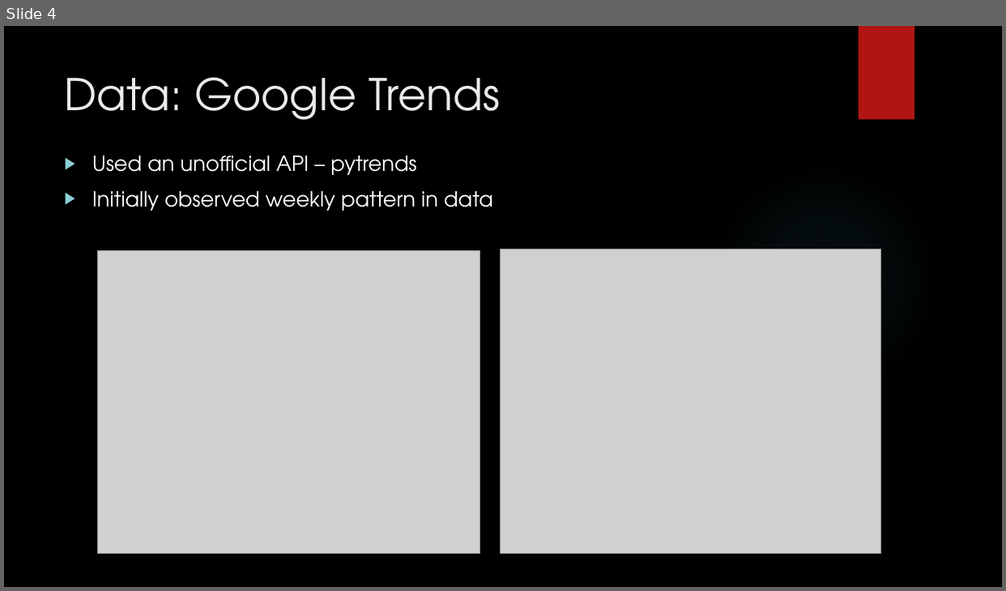
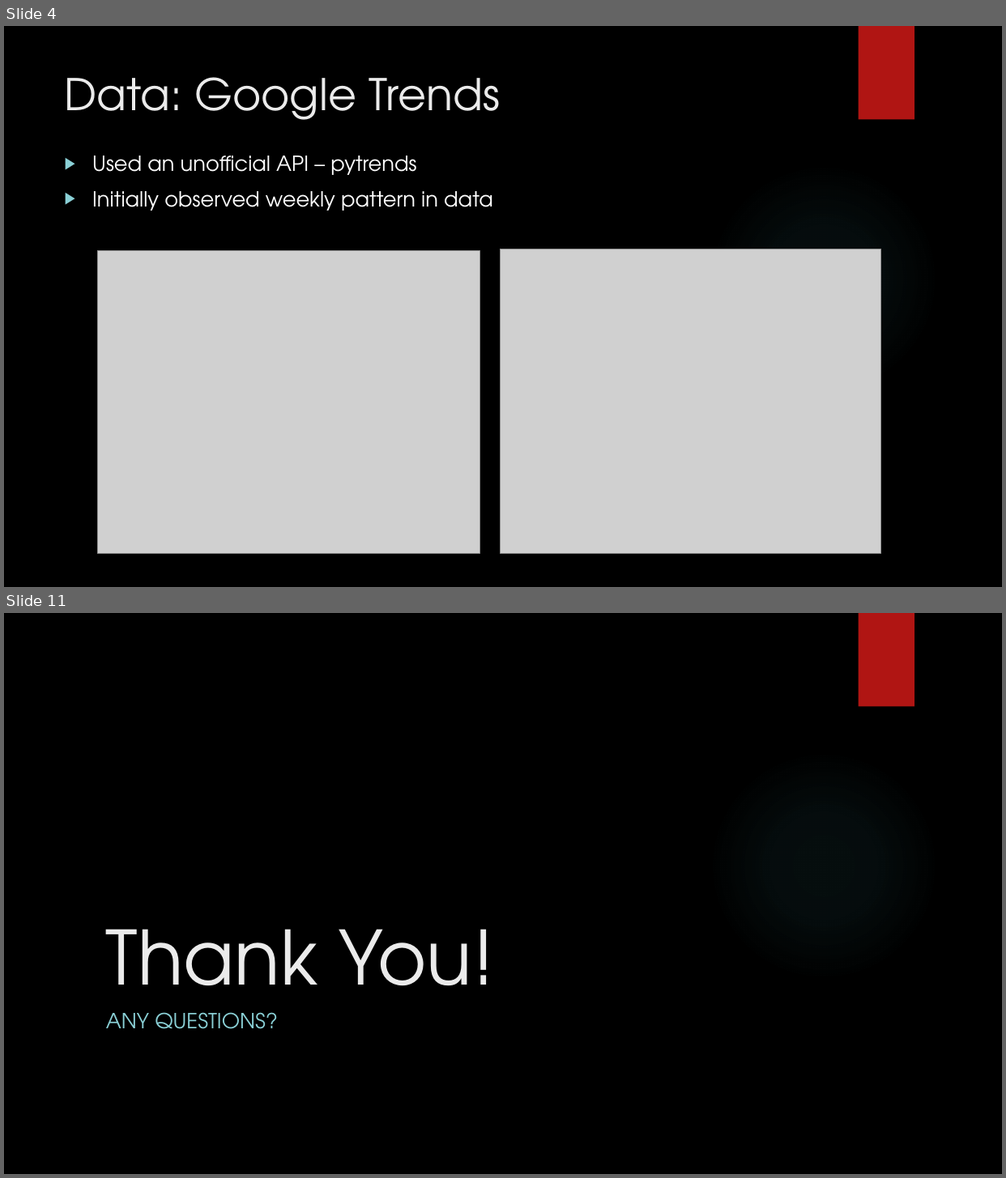
Before and after one commit to matthewebates/financial_data_analysis, a slide deck: Financial Data Analysis.pptx. Shown one above the other, each under a label of ours: slide 4 before the commit, slides 4 and 11 after it; the slides between them are not shown. The pictures are 1006x591 and 1006x1178 pixels, drawn with LibreOffice and Linux fonts; fonts in the diff are those of the drawing; grey boxes stand for pictures; background and template pictures are left out. Boxes give left, top, right and bottom in pixels: in the first picture for what was removed or moved away, otherwise in the second. Text is boxed around its words. In the diff, an @@ line names an element or a change of style, - is before the commit and + after.

```diff
--- a/Financial Data Analysis.pptx
+++ b/Financial Data Analysis.pptx
@@ slide 11 added at (4,613,1002,1174), background picture (left out); not listed: 2 template elements that a slide beside it also shows @@
@@ title added at (106,929,494,1020), 72 pt, text #EBEBEB @@
+Thank You!
@@ subtitle added at (106,1012,278,1029), 20 pt, text #8AD0D6 @@
+ANY QUESTIONS?
```
Also in this commit, not shown: 6 slides changed, 2 other slides added, 1 slide removed.
